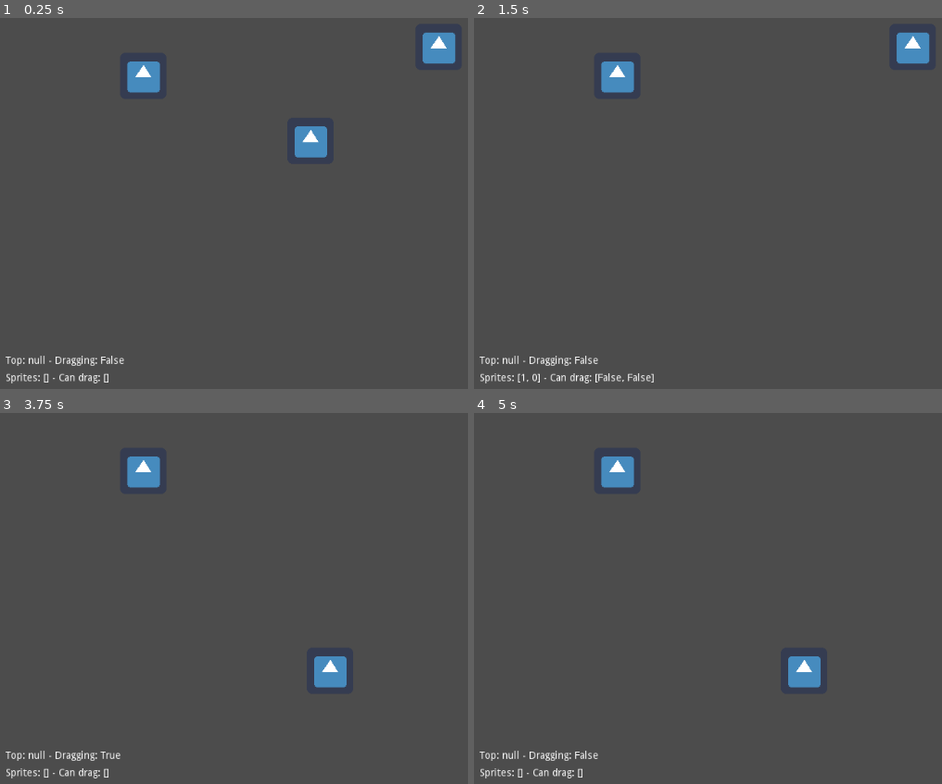
Above: before the commit, frames 1-4 (two rows, left to right).
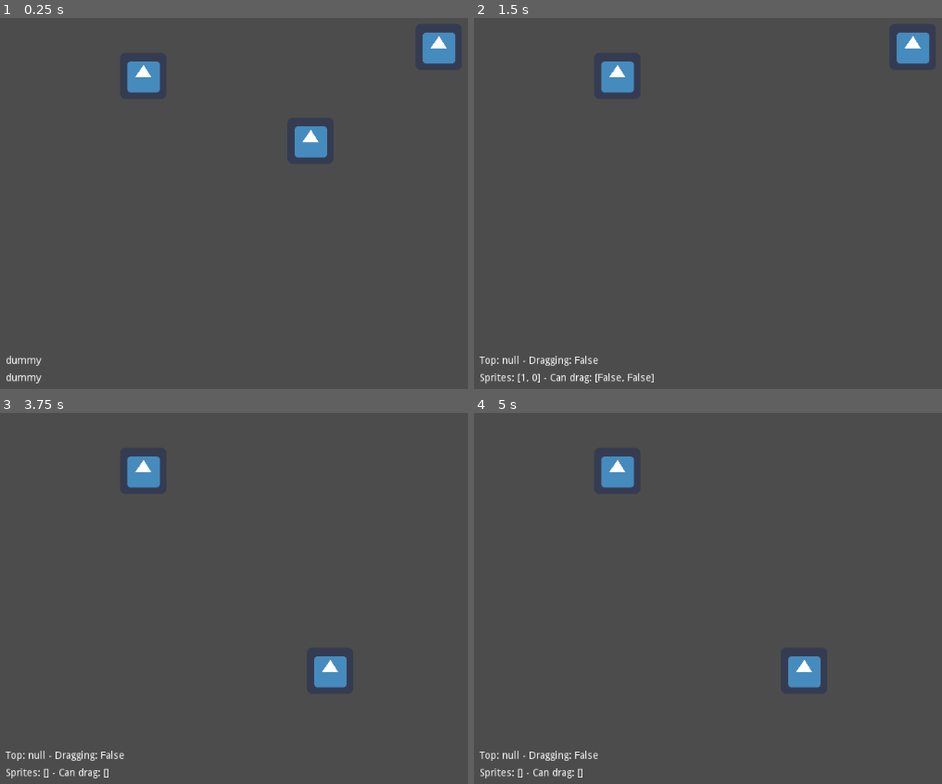
Above: after the commit, the same moments.

Repository: JCAguilera/better-drag-and-drop-sprite
Game: Godot game, scene res://World.tscn
Same seed, same stepped clock (60 frames per second), same inputs: the game is played once before the commit and once after it. The engine's default icon, where the game draws it, is replaced by a stand-in: a white triangle on a blue panel in a dark square.
Inputs (mouse positions are in pixels of both pictures, inside the frame that each line leads up to):
- Up to frame 1 (0.25 s): no input
- Up to frame 2 (1.5 s): tap Enter at 0.5 s; move the mouse to (782, 140) at 0.52 s; press the mouse at (782, 140) at 0.53 s; tap Space at 1.25 s; move the mouse to (619, 77) at 1.27 s; release the mouse at (619, 77) at 1.28 s; click (619, 77) at 1.35 s
- Up to frame 3 (3.75 s): tap Enter at 2, 3.5 s; move the mouse to (439, 442) at 2.02 s; press the mouse at (439, 442) at 2.03 s; tap Space at 2.75 s; move the mouse to (327, 668) at 2.77 s; release the mouse at (327, 668) at 2.78 s; click (327, 668) at 2.85 s; move the mouse to (outside the picture) at 3.52 s; press the mouse at (outside the picture) at 3.53 s
- Up to frame 4 (5 s): tap Space at 4.25 s; move the mouse to (619, 520) at 4.27 s; release the mouse at (619, 520) at 4.28 s; click (619, 520) at 4.35 s

The runs differ from the first frame. In frame 1, 0.5% of the frame differs, in the area x 1-27%, y 91-99%; in frame 2, nothing differs; in frame 3, less than 0.1%; in frame 4, nothing differs.

Commit message:
Uplift godot version and simplify the code (#1)
* Uplift to godot 3.2

* Godot being Godot and removing unused properties

* Main: Use input instead of process to reduce cpu usage

* Main: remove top_set

* Main: Remove warning unused event

* Sprite: Do some of the stuff in input to reduce cpu usage

* Main,Sprite: Use only dragging in Sprite

Diff:
--- a/Drag_and_Drop_Sprite.tscn
+++ b/Drag_and_Drop_Sprite.tscn
@@ -4,29 +4,15 @@
 [ext_resource path="res://Sprite.gd" type="Script" id=2]
 
 [sub_resource type="RectangleShape2D" id=1]
-
-custom_solver_bias = 0.0
 extents = Vector2( 31.0413, 30.1325 )
 
 [node name="Sprite" type="Sprite"]
-
 texture = ExtResource( 1 )
 script = ExtResource( 2 )
 
-[node name="Area2D" type="Area2D" parent="." index="0"]
+[node name="Area2D" type="Area2D" parent="."]
 
-input_pickable = true
-gravity_vec = Vector2( 0, 1 )
-gravity = 98.0
-linear_damp = 0.1
-angular_damp = 1.0
-audio_bus_override = false
-audio_bus_name = "Master"
-
-[node name="CollisionShape2D" type="CollisionShape2D" parent="Area2D" index="0"]
-
+[node name="CollisionShape2D" type="CollisionShape2D" parent="Area2D"]
 shape = SubResource( 1 )
-
 [connection signal="mouse_entered" from="Area2D" to="." method="_on_Area2D_mouse_entered"]
-
 [connection signal="mouse_exited" from="Area2D" to="." method="_on_Area2D_mouse_exited"]
--- a/Main.gd
+++ b/Main.gd
@@ -5,29 +5,19 @@
 
 var sprites = []
 var top_sprite = null
-var dragging = false
-var top_set = false
 
 onready var status = $Status
 onready var spriteList = $SpriteList
 
-func _process(delta):
-	if Input.is_action_pressed("left_click"): #When we click
-		if not top_set: #If there's no top we set one
-			top_sprite = _top_sprite() #Get the sprite on top (largest z_index)
-			if not top_sprite == null: #If there's a sprite
-				top_sprite.can_drag = true #We set can_drag to true
-			top_set = true
-		dragging = true #We are dragging now
-	if dragging && Input.is_action_pressed("left_click"): #If mouse dragging
-		pass
-	else: #When we release
-		if not top_sprite == null:
-			top_sprite.can_drag = false #Set can_drag to false
-		top_sprite = null #Top sprite to null
-		top_set = false
-		dragging = false
-
+func _input(_event):
+	if Input.is_action_just_pressed("left_click"): #When we click
+		top_sprite = _top_sprite() #Get the sprite on top (largest z_index)
+		if top_sprite: #If there's a sprite
+			top_sprite.dragging = true #We set dragging to true
+	if Input.is_action_just_released("left_click"): #When we release
+		if top_sprite:
+			top_sprite.dragging = false #Set dragging to false
+			top_sprite = null #Top sprite to null
 	_print_status()
 
 class SpritesSorter: #Custom sorter
@@ -42,9 +32,6 @@
 	sprites.append(sprt) #Add sprite to list
 
 func _remove_sprite(sprt): #Remove sprite from list
-	if sprt == top_sprite and dragging: #This is for preventing the sprite dropping when we move the mouse fast
-		 return
-	sprt.can_drag = false #Set can_drag to false
 	var idx = sprites.find(sprt) #find the index
 	sprites.remove(idx) #remove
 
@@ -52,8 +39,6 @@
 	if len(sprites) == 0: #If the list is empty
 		return null
 	sprites.sort_custom(SpritesSorter, "z_index") #Sort by z_index
-	for i in sprites: #Set all can_drag to false
-		i.can_drag = false
 	return sprites[0] #Return top sprite
 
 #Print status
@@ -63,10 +48,10 @@
 	for i in sprites:
 		aux_sprt.append(i.z_index)
 	for i in sprites:
-		aux_sprt_can_drag.append(i.can_drag)
+		aux_sprt_can_drag.append(i.dragging)
 	if not top_sprite == null:
-		status.text = "Top: " + str(top_sprite.z_index) + " - Dragging: " + str(dragging)
+		status.text = "Top: " + str(top_sprite.z_index) + " - Dragging: " + str(top_sprite.dragging)
 		spriteList.text = "Sprites: " + str(aux_sprt) + " - Can drag: " + str(aux_sprt_can_drag)
 	else:
-		status.text = "Top: null - Dragging: " + str(dragging)
+		status.text = "Top: null - Dragging: False"
 		spriteList.text = "Sprites: " + str(aux_sprt) + " - Can drag: " + str(aux_sprt_can_drag)
--- a/Sprite.gd
+++ b/Sprite.gd
@@ -1,6 +1,4 @@
 extends Sprite
-
-var can_drag = false
 
 var mouse_in = false
 var dragging = false
@@ -9,32 +7,19 @@
 var sprite_pos
 var mouse_pos
 
-func _process(delta):
-
-	if (mouse_in && Input.is_action_pressed("left_click")): #When clicking
+func _input(_event):
+	if (Input.is_action_just_pressed("left_click") && mouse_in): #When clicking
 		#First we set mouse_to_center as a static vector
 		#for preventing the sprite to move its center to the mouse position
-		if not mouse_to_center_set:
-			sprite_pos = self.position
-			mouse_pos = get_viewport().get_mouse_position()
-			mouse_to_center = restaVectores(sprite_pos, mouse_pos)
-			mouse_to_center_set = true
-		#We set the dragging to true if it's allowed to
-		dragging = can_drag
+		mouse_pos = get_viewport().get_mouse_position()
+		mouse_to_center = restaVectores(self.position, mouse_pos)
 
-	if (dragging && Input.is_action_pressed("left_click")): #While dragging
-		if can_drag:
-			mouse_pos = get_viewport().get_mouse_position()
-
-			#Set the position of the sprite to
-			#mouse position + static mouse_to_center vector
-			var position = sumaVectores(mouse_pos, mouse_to_center)
-
-			set_position(position)
-	else: #When we release
-		mouse_to_center_set = false #Set this to false so we can set mouse_to_center again
-		dragging = false
-
+func _process(_delta):
+	if (dragging):
+		mouse_pos = get_viewport().get_mouse_position()
+		#Set the position of the sprite to
+		#mouse position + static mouse_to_center vector
+		set_position(sumaVectores(mouse_pos, mouse_to_center))
 
 func _on_Area2D_mouse_entered():
 	mouse_in = true
--- a/World.tscn
+++ b/World.tscn
@@ -3,79 +3,33 @@
 [ext_resource path="res://Main.gd" type="Script" id=1]
 [ext_resource path="res://Drag_and_Drop_Sprite.tscn" type="PackedScene" id=2]
 
-[node name="Node" type="Node" index="0"]
-
+[node name="Node" type="Node"]
 script = ExtResource( 1 )
 
-[node name="Sprite1" parent="." index="0" instance=ExtResource( 2 )]
+[node name="Sprite1" parent="." instance=ExtResource( 2 )]
+position = Vector2( 434, 233 )
 
-position = Vector2( 434, 233 )
-_sections_unfolded = [ "Z Index" ]
-
-[node name="Sprite2" parent="." index="1" instance=ExtResource( 2 )]
-
+[node name="Sprite2" parent="." instance=ExtResource( 2 )]
 position = Vector2( 203, 143 )
 z_index = 1
-_sections_unfolded = [ "Z Index" ]
 
-[node name="Sprite3" parent="." index="2" instance=ExtResource( 2 )]
-
+[node name="Sprite3" parent="." instance=ExtResource( 2 )]
 position = Vector2( 611, 103 )
 z_index = 2
-_sections_unfolded = [ "Z Index" ]
 
-[node name="Status" type="RichTextLabel" parent="." index="3"]
-
-anchor_left = 0.0
-anchor_top = 0.0
-anchor_right = 0.0
-anchor_bottom = 0.0
+[node name="Status" type="RichTextLabel" parent="."]
 margin_left = 13.0
 margin_top = 531.0
 margin_right = 737.0
 margin_bottom = 547.0
-rect_pivot_offset = Vector2( 0, 0 )
-rect_clip_content = true
-mouse_filter = 0
-mouse_default_cursor_shape = 0
-size_flags_horizontal = 1
-size_flags_vertical = 1
-bbcode_enabled = false
-bbcode_text = ""
-visible_characters = -1
-percent_visible = 1.0
-meta_underlined = true
-tab_size = 4
 text = "dummy"
-scroll_active = true
-scroll_following = false
-selection_enabled = false
-override_selected_font_color = false
+__meta__ = {
+"_edit_use_anchors_": false
+}
 
-[node name="SpriteList" type="RichTextLabel" parent="." index="4"]
-
-anchor_left = 0.0
-anchor_top = 0.0
-anchor_right = 0.0
-anchor_bottom = 0.0
+[node name="SpriteList" type="RichTextLabel" parent="."]
 margin_left = 13.0
 margin_top = 555.0
 margin_right = 737.0
 margin_bottom = 575.0
-rect_pivot_offset = Vector2( 0, 0 )
-rect_clip_content = true
-mouse_filter = 0
-mouse_default_cursor_shape = 0
-size_flags_horizontal = 1
-size_flags_vertical = 1
-bbcode_enabled = false
-bbcode_text = ""
-visible_characters = -1
-percent_visible = 1.0
-meta_underlined = true
-tab_size = 4
 text = "dummy"
-scroll_active = true
-scroll_following = false
-selection_enabled = false
-override_selected_font_color = false
--- a/default_env.tres
+++ b/default_env.tres
@@ -1,100 +1,18 @@
 [gd_resource type="Environment" load_steps=2 format=2]
 
 [sub_resource type="ProceduralSky" id=1]
-
 radiance_size = 4
 sky_top_color = Color( 0.0470588, 0.454902, 0.976471, 1 )
 sky_horizon_color = Color( 0.556863, 0.823529, 0.909804, 1 )
 sky_curve = 0.25
-sky_energy = 1.0
 ground_bottom_color = Color( 0.101961, 0.145098, 0.188235, 1 )
 ground_horizon_color = Color( 0.482353, 0.788235, 0.952941, 1 )
 ground_curve = 0.01
-ground_energy = 1.0
-sun_color = Color( 1, 1, 1, 1 )
-sun_latitude = 35.0
-sun_longitude = 0.0
-sun_angle_min = 1.0
-sun_angle_max = 100.0
-sun_curve = 0.05
 sun_energy = 16.0
-texture_size = 2
 
 [resource]
-
 background_mode = 2
 background_sky = SubResource( 1 )
-background_sky_custom_fov = 0.0
-background_color = Color( 0, 0, 0, 1 )
-background_energy = 1.0
-background_canvas_max_layer = 0
-ambient_light_color = Color( 0, 0, 0, 1 )
-ambient_light_energy = 1.0
-ambient_light_sky_contribution = 1.0
-fog_enabled = false
-fog_color = Color( 0.5, 0.6, 0.7, 1 )
-fog_sun_color = Color( 1, 0.9, 0.7, 1 )
-fog_sun_amount = 0.0
-fog_depth_enabled = true
-fog_depth_begin = 10.0
-fog_depth_curve = 1.0
-fog_transmit_enabled = false
-fog_transmit_curve = 1.0
-fog_height_enabled = false
 fog_height_min = 0.0
 fog_height_max = 100.0
-fog_height_curve = 1.0
-tonemap_mode = 0
-tonemap_exposure = 1.0
-tonemap_white = 1.0
-auto_exposure_enabled = false
-auto_exposure_scale = 0.4
-auto_exposure_min_luma = 0.05
-auto_exposure_max_luma = 8.0
-auto_exposure_speed = 0.5
-ss_reflections_enabled = false
-ss_reflections_max_steps = 64
-ss_reflections_fade_in = 0.15
-ss_reflections_fade_out = 2.0
-ss_reflections_depth_tolerance = 0.2
-ss_reflections_roughness = true
-ssao_enabled = false
-ssao_radius = 1.0
-ssao_intensity = 1.0
-ssao_radius2 = 0.0
-ssao_intensity2 = 1.0
-ssao_bias = 0.01
-ssao_light_affect = 0.0
-ssao_color = Color( 0, 0, 0, 1 )
 ssao_quality = 0
-ssao_blur = 3
-ssao_edge_sharpness = 4.0
-dof_blur_far_enabled = false
-dof_blur_far_distance = 10.0
-dof_blur_far_transition = 5.0
-dof_blur_far_amount = 0.1
-dof_blur_far_quality = 1
-dof_blur_near_enabled = false
-dof_blur_near_distance = 2.0
-dof_blur_near_transition = 1.0
-dof_blur_near_amount = 0.1
-dof_blur_near_quality = 1
-glow_enabled = false
-glow_levels/1 = false
-glow_levels/2 = false
-glow_levels/3 = true
-glow_levels/4 = false
-glow_levels/5 = true
-glow_levels/6 = false
-glow_levels/7 = false
-glow_intensity = 0.8
-glow_strength = 1.0
-glow_bloom = 0.0
-glow_blend_mode = 2
-glow_hdr_threshold = 1.0
-glow_hdr_scale = 2.0
-glow_bicubic_upscale = false
-adjustment_enabled = false
-adjustment_brightness = 1.0
-adjustment_contrast = 1.0
-adjustment_saturation = 1.0
--- a/project.godot
+++ b/project.godot
@@ -6,7 +6,12 @@
 ;   [section] ; section goes between []
 ;   param=value ; assign values to parameters
 
-config_version=3
+config_version=4
+
+_global_script_classes=[  ]
+_global_script_class_icons={
+
+}
 
 [application]
 
@@ -16,8 +21,11 @@
 
 [input]
 
-left_click=[ Object(InputEventMouseButton,"resource_local_to_scene":false,"resource_name":"","device":0,"alt":false,"shift":false,"control":false,"meta":false,"command":false,"button_mask":0,"position":Vector2( 0, 0 ),"global_position":Vector2( 0, 0 ),"factor":1.0,"button_index":1,"pressed":false,"doubleclick":false,"script":null)
+left_click={
+"deadzone": 0.5,
+"events": [ Object(InputEventMouseButton,"resource_local_to_scene":false,"resource_name":"","device":0,"alt":false,"shift":false,"control":false,"meta":false,"command":false,"button_mask":0,"position":Vector2( 0, 0 ),"global_position":Vector2( 0, 0 ),"factor":1.0,"button_index":1,"pressed":false,"doubleclick":false,"script":null)
  ]
+}
 
 [rendering]
 
Not shown, changed: icon.png.import
